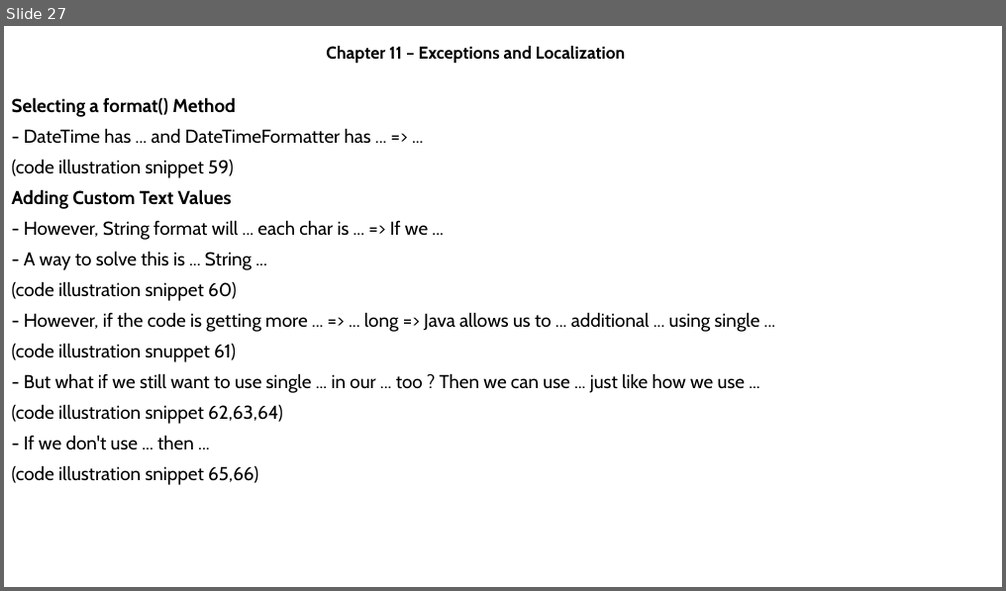
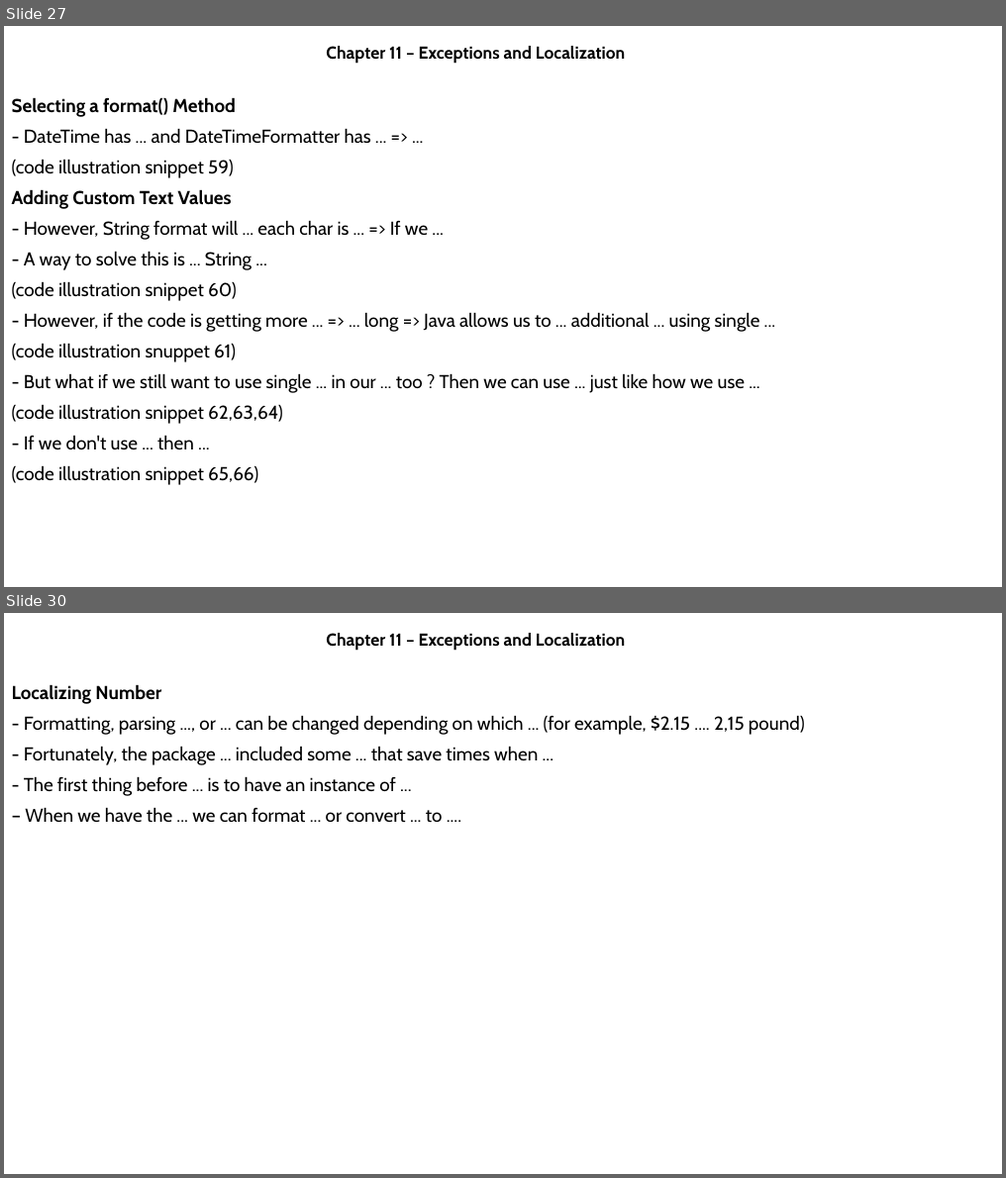
Before and after one commit to MaiDinhVinh/CS-Java, a slide deck: OCP17/Chapter 11 - Exceptions and Localization.pptx. Shown one above the other, each under a label of ours: slide 27 before the commit, slides 27 and 30 after it; the slides between them are not shown. The pictures are 1006x591 and 1006x1178 pixels, drawn with LibreOffice and Linux fonts; fonts in the diff are those of the drawing. Boxes give left, top, right and bottom in pixels: in the first picture for what was removed or moved away, otherwise in the second. Text is boxed around its words. In the diff, an @@ line names an element or a change of style, - is before the commit and + after.

```diff
--- a/OCP17/Chapter 11 - Exceptions and Localization.pptx
+++ b/OCP17/Chapter 11 - Exceptions and Localization.pptx
@@ slide 30 added at (4, 613, 1002, 1174), background #FFFFFF @@
@@ subtitle added at (326, 633, 625, 651), 16.6 pt, text #000000, bold @@
+Chapter 11 – Exceptions and Localization
@@ text added at (12, 684, 805, 823), 18 pt, text #000000 @@
+Localizing Number
+- Formatting, parsing ..., or ... can be changed depending on which ... (for example, $2.15 .... 2,15 pound)
+- Fortunately, the package ... included some ... that save times when ...
+- The first thing before ... is to have an instance of ...
+– When we have the ... we can format ... or convert ... to ....
```
Also in this commit, not shown: 13 other slides added.
